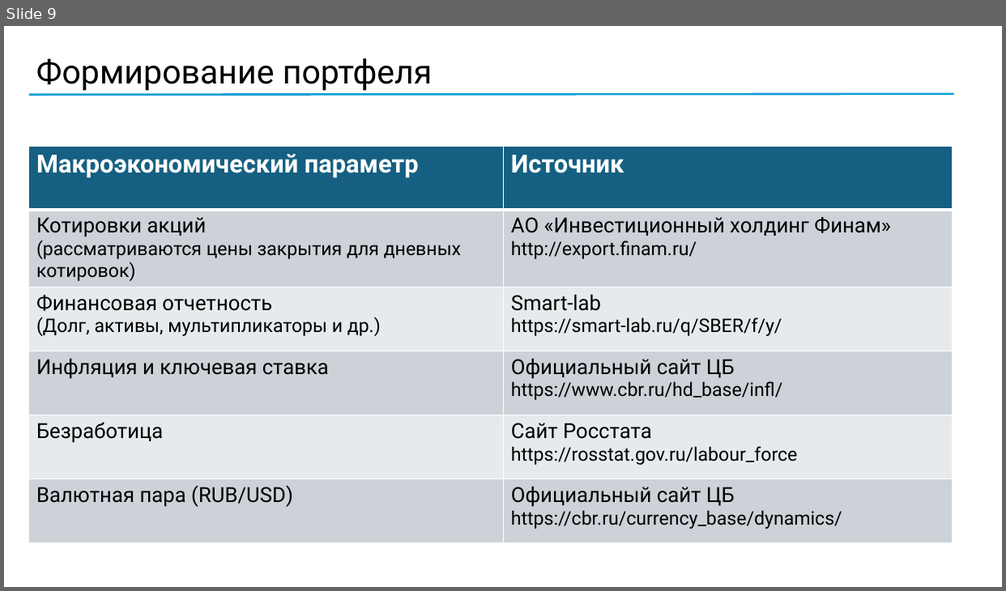
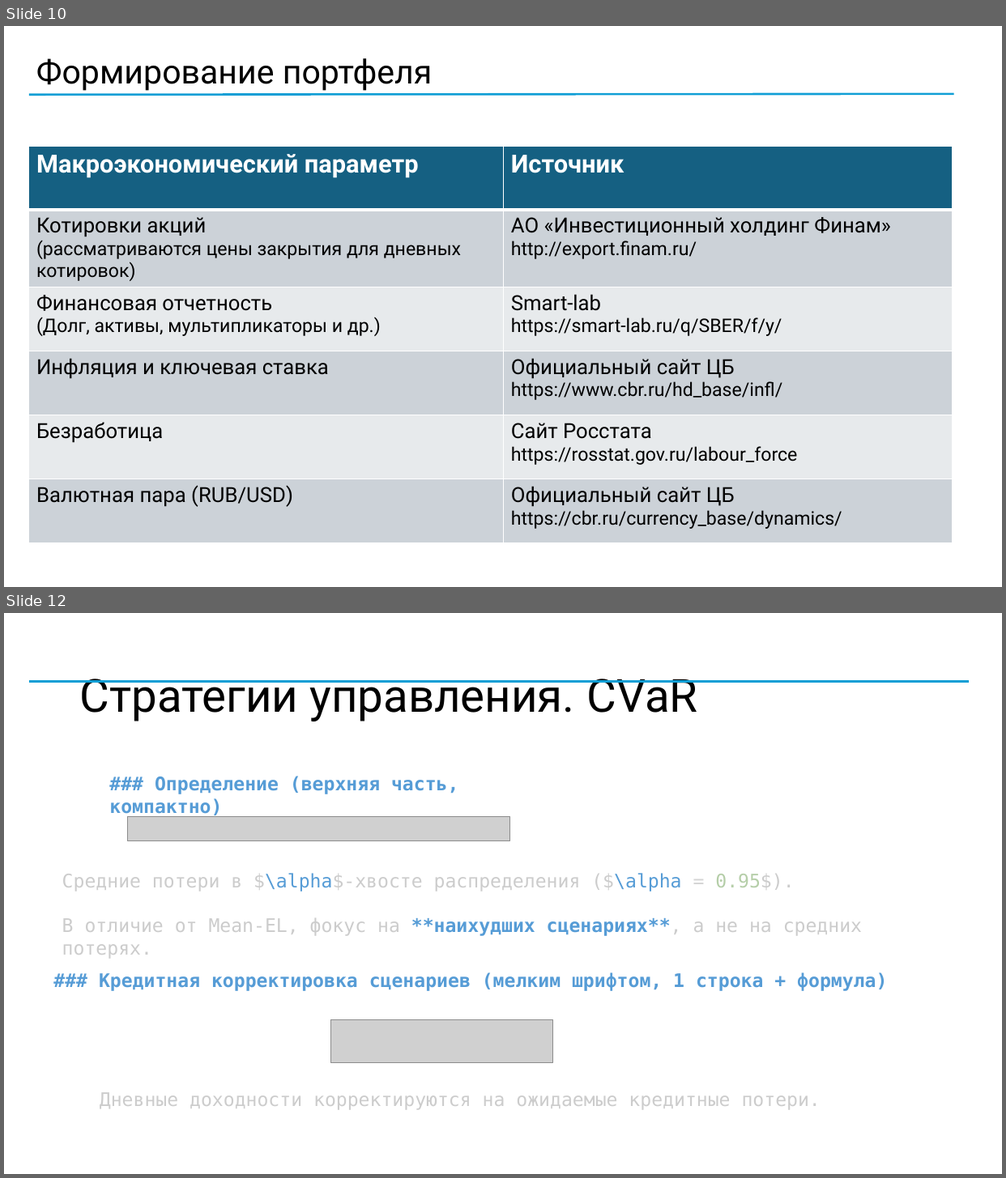
Before and after one commit to MaximKiryakin/Diploma, a slide deck: masters/presentation/presentation.pptx. Shown one above the other, each under a label of ours: slide 9 before the commit, slides 10 and 12 after it; the slides between them are not shown. The pictures are 1006x591 and 1006x1178 pixels, drawn with LibreOffice and Linux fonts; fonts in the diff are those of the drawing; grey boxes stand for pictures. Boxes give left, top, right and bottom in pixels: in the first picture for what was removed or moved away, otherwise in the second. Text is boxed around its words. In the diff, an @@ line names an element or a change of style, - is before the commit and + after.

```diff
--- a/masters/presentation/presentation.pptx
+++ b/masters/presentation/presentation.pptx
@@ slide 12 added at (4,613,1002,1174), background #FFFFFF @@
@@ line added from (969, 682) to (28, 682), #0F9ED5 2 pt @@
@@ title added at (80,679,698,722), 44 pt, text #000000 @@
+Стратегии управления. CVaR
@@ text added at (109,776,458,818), 18 pt, text #569CD6, bold @@
+### Определение (верхняя часть, компактно)
@@ picture added at (128,816,510,841) @@
@@ text added at (62,873,862,936), 18 pt, text #CCCCCC @@
+Средние потери в $\alpha$-хвосте распределения ($\alpha = 0.95$).
+В отличие от Mean-EL, фокус на **наихудших сценариях**, а не на средних потерях.
@@ text added at (99,973,887,991), 18 pt, text #569CD6, bold @@
+### Кредитная корректировка сценариев (мелким шрифтом, 1 строка + формула)
@@ picture added at (331,1020,552,1063) @@
@@ text added at (100,1093,820,1110), 18 pt, text #CCCCCC @@
+Дневные доходности корректируются на ожидаемые кредитные потери.
@@ what was slide 9 is now slide 10 @@
```
Also in this commit, not shown: 1 slide changed, 6 other slides added, 1 slide removed.
